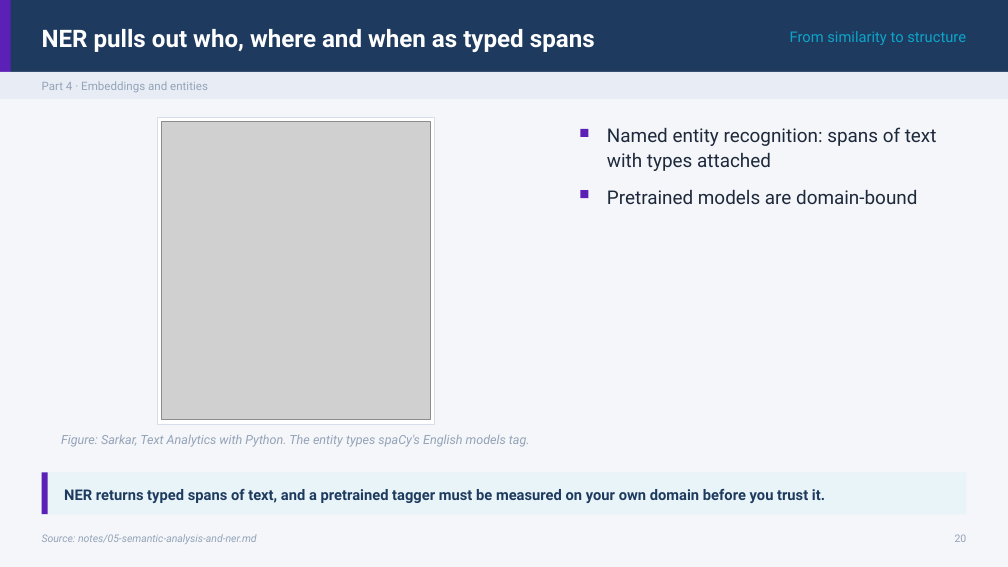
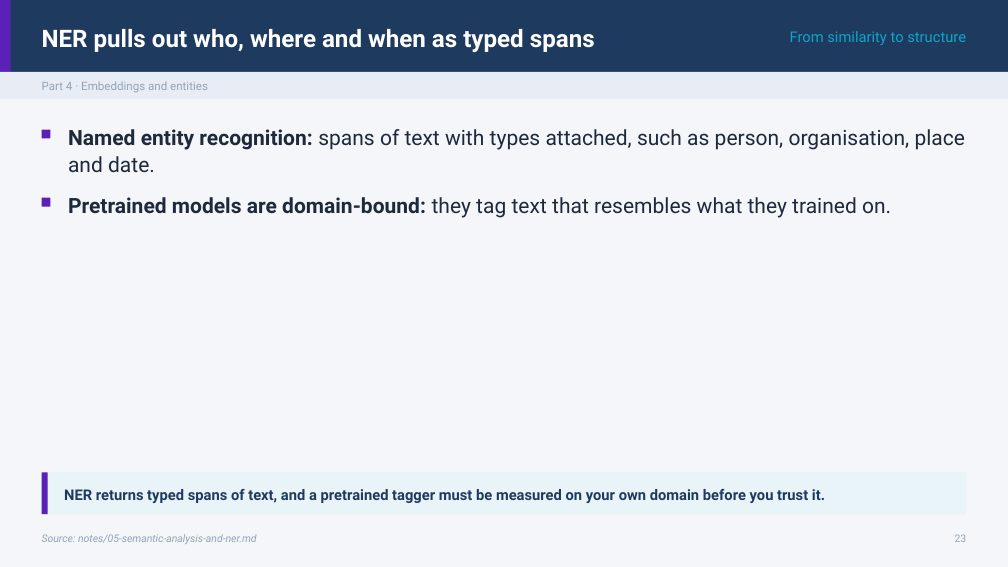
Before and after one commit to ramseywise/learn-ai-engineering, a slide deck: slide 23 of data-science/03-nlp/slides/nlp.pptx (slide 20 before the commit). Drawn at 1008x567 pixels with LibreOffice and Linux fonts; fonts in the diff are those of the drawing; grey boxes stand for pictures. Boxes give left, top, right and bottom in pixels: in the first picture for what was removed or moved away, otherwise in the second. Text is boxed around its words. In the diff, an @@ line names an element or a change of style, - is before the commit and + after.

```diff
--- a/data-science/03-nlp/slides/nlp.pptx
+++ b/data-science/03-nlp/slides/nlp.pptx
@@ rectangle removed at bbox=[157, 117, 435, 424] @@
@@ rectangle: place and size @@
-rectangle at bbox=[581, 129, 588, 137]
+rectangle at bbox=[42, 130, 51, 139]
@@ text at bbox=[68, 129, 965, 172]: text changed; size 18 to 20 pt @@
-Named entity recognition: spans of text with types attached
+Named entity recognition: spans of text with types attached, such as person, organisation, place and date.
@@ picture removed at bbox=[162, 122, 430, 420] @@
@@ rectangle: place and size @@
-rectangle at bbox=[581, 191, 588, 198]
+rectangle at bbox=[42, 198, 51, 207]
@@ text at bbox=[68, 197, 891, 218]: text changed; size 18 to 20 pt @@
-Pretrained models are domain-bound
+Pretrained models are domain-bound: they tag text that resembles what they trained on.
@@ text removed at bbox=[61, 434, 530, 447] @@
-Figure: Sarkar, Text Analytics with Python. The entity types spaCy's English models tag.
@@ text at bbox=[955, 534, 967, 542]: text changed @@
-20
+23
```
Also in this commit, not shown: 29 other slides changed, 3 slides added, 30 other files.
